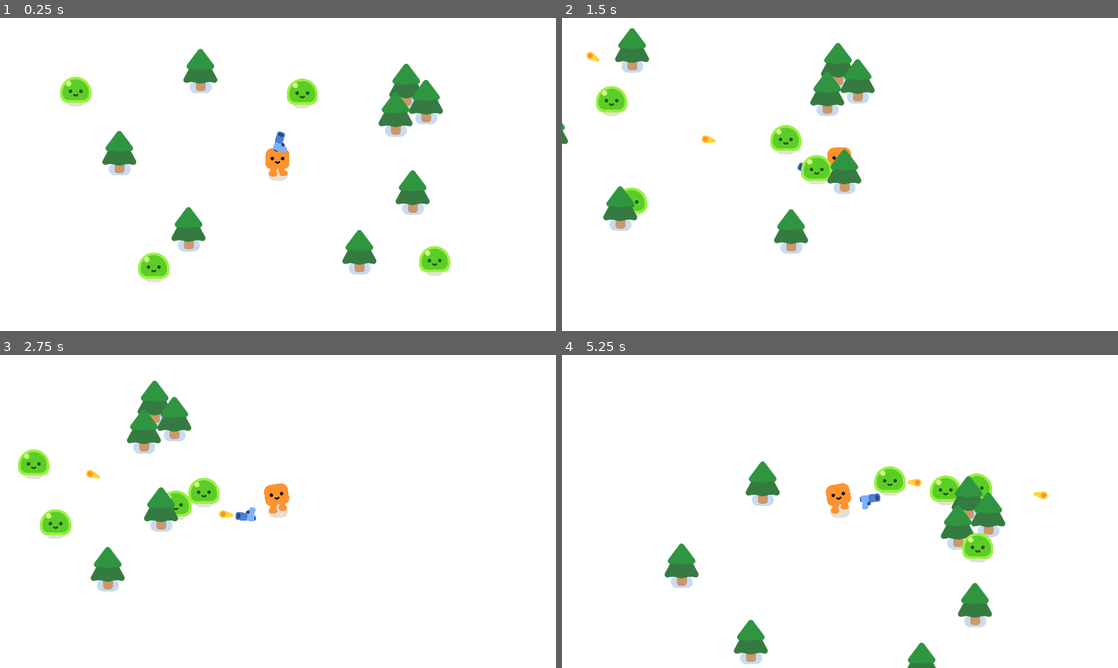
Above: before the commit, frames 1-4 (two rows, left to right).
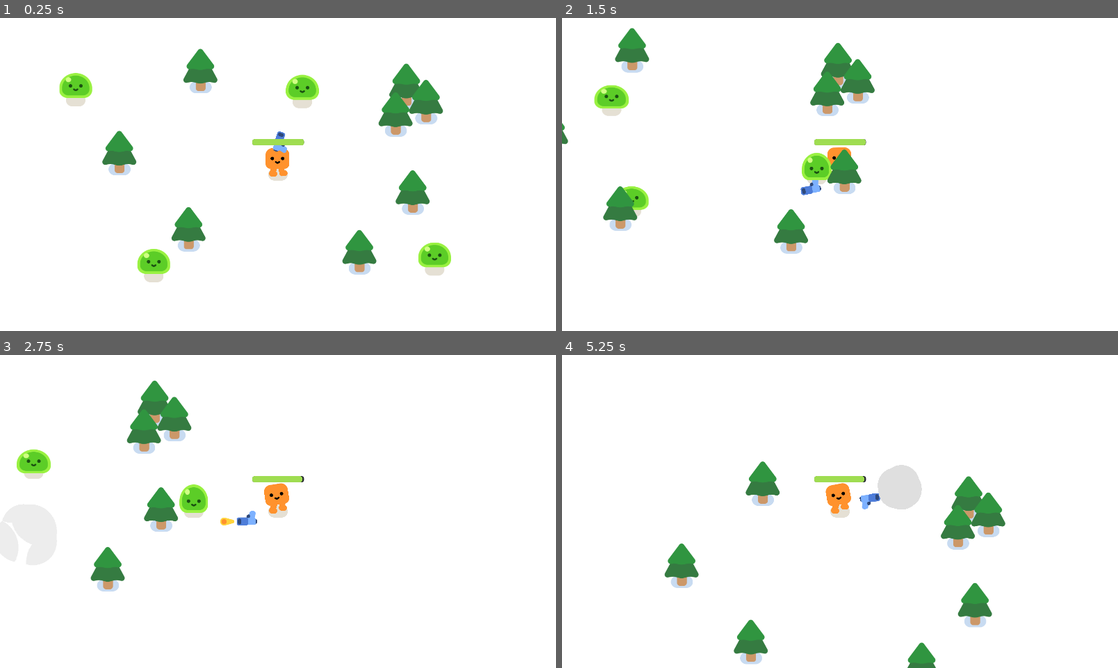
Above: after the commit, the same moments.

Repository: CP-SDBG/2d-project-start
Game: Godot game, scene res://survivors_game.tscn
Two runs of this game, one before a commit and one after it. Both use one fixed random seed, a clock stepped at 60 frames per second and the inputs below.
Inputs:
- Up to frame 1 (0.25 s): no input
- Up to frame 2 (1.5 s): hold D (move_right) 0.53-1.28 s; hold S (move_down) from 1.28 s (still down)
- Up to frame 3 (2.75 s): release S (move_down) at 2.03 s; hold D (move_right) from 2.03 s (still down)
- Up to frame 4 (5.25 s): release D (move_right) at 2.78 s; hold W (move_up) 2.78-3.53 s; hold A (move_left) 3.53-5.03 s; hold S (move_down) from 5.03 s (still down)

The runs differ from the first frame. In frame 1, 1.5% of the frame differs, in the area x 10-82%, y 17-84%; in frame 2, 1.4%; in frame 3, 1.7%; in frame 4, 2.2%, in the area x 45-88%, y 35-67%.

Commit message:
timestamp: 1:56:24

Diff:
--- a/bullet.tscn
+++ b/bullet.tscn
@@ -11,6 +11,8 @@
 light_mask = 0
 visibility_layer = 3
 rotation = 0.598212
+collision_layer = 0
+collision_mask = 3
 script = ExtResource("1_elfj3")
 
 [node name="Projectile" type="Sprite2D" parent="."]
--- a/mob.gd
+++ b/mob.gd
@@ -1,8 +1,24 @@
 extends CharacterBody2D
 
+var health = 3
+
 @onready var player = get_node("/root/Game/Player")
+
+func _ready():
+	%Slime.play_walk()
 
 func _physics_process(delta: float) -> void:
 	var direction = global_position.direction_to(player.global_position)
 	velocity = direction * 300.0
 	move_and_slide()
+
+func take_damage():
+	health -=1
+	%Slime.play_hurt()
+
+	if health == 0:
+		queue_free()
+		const SMOKE_SCENE = preload("res://smoke_explosion/smoke_explosion.tscn")
+		var smoke = SMOKE_SCENE.instantiate()
+		get_parent().add_child(smoke)
+		smoke.global_position = global_position
--- a/mob.tscn
+++ b/mob.tscn
@@ -12,6 +12,7 @@
 script = ExtResource("1_8e2ve")
 
 [node name="Slime" parent="." instance=ExtResource("1_fa04x")]
+unique_name_in_owner = true
 
 [node name="CollisionShape2D" type="CollisionShape2D" parent="."]
 position = Vector2(0, -30)
--- a/player.gd
+++ b/player.gd
@@ -1,4 +1,6 @@
 extends CharacterBody2D
+signal health_depleated
+var health = 100.0
 
 func _physics_process(delta: float) -> void:
 	var direction = Input.get_vector("move_left","move_right",
@@ -10,3 +12,11 @@
 		%HappyBoo.play_walk_animation()
 	else:
 		%HappyBoo.play_idle_animation()
+
+	const DAMAGE_RATE = 5.0
+	var overlapping_mobs = %HurtBox.get_overlapping_bodies()
+	if overlapping_mobs.size() > 0:
+		health -= DAMAGE_RATE * overlapping_mobs.size() * delta
+		%ProgressBar.value = health
+		if health <= 0.0:
+			health_depleated.emit()
--- a/player.tscn
+++ b/player.tscn
@@ -6,6 +6,23 @@
 
 [sub_resource type="CircleShape2D" id="CircleShape2D_lsc5h"]
 radius = 31.0161
+
+[sub_resource type="CircleShape2D" id="CircleShape2D_mm6hp"]
+radius = 17.0
+
+[sub_resource type="StyleBoxFlat" id="StyleBoxFlat_7g2c8"]
+bg_color = Color(0.152941, 0.168627, 0.188235, 1)
+corner_radius_top_left = 8
+corner_radius_top_right = 8
+corner_radius_bottom_right = 8
+corner_radius_bottom_left = 8
+
+[sub_resource type="StyleBoxFlat" id="StyleBoxFlat_0jywi"]
+bg_color = Color(0.623529, 0.866667, 0.317647, 1)
+corner_radius_top_left = 8
+corner_radius_top_right = 8
+corner_radius_bottom_right = 8
+corner_radius_bottom_left = 8
 
 [node name="Player" type="CharacterBody2D"]
 script = ExtResource("1_34s4b")
@@ -19,3 +36,24 @@
 [node name="Camera2D" type="Camera2D" parent="."]
 
 [node name="Gun" parent="." instance=ExtResource("3_frhvo")]
+
+[node name="HurtBox" type="Area2D" parent="."]
+unique_name_in_owner = true
+collision_layer = 0
+collision_mask = 2
+
+[node name="CollisionShape2D" type="CollisionShape2D" parent="HurtBox"]
+scale = Vector2(2, 2)
+shape = SubResource("CircleShape2D_mm6hp")
+debug_color = Color(0.880436, 0.0003579, 0.821865, 0.42)
+
+[node name="ProgressBar" type="ProgressBar" parent="."]
+unique_name_in_owner = true
+offset_left = -89.0
+offset_top = -122.0
+offset_right = 90.0
+offset_bottom = -101.0
+theme_override_styles/background = SubResource("StyleBoxFlat_7g2c8")
+theme_override_styles/fill = SubResource("StyleBoxFlat_0jywi")
+value = 100.0
+show_percentage = false
Not shown: 1 places in player.tscn that only renumber resources
